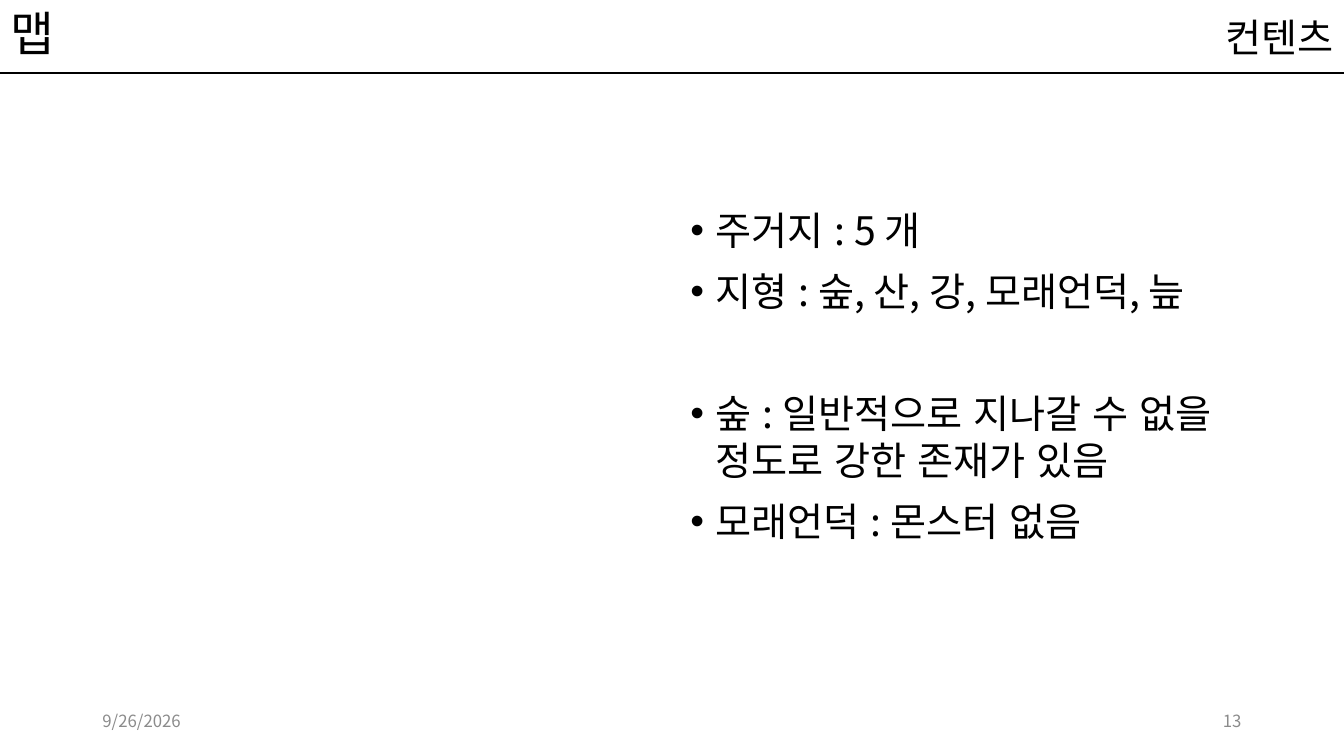
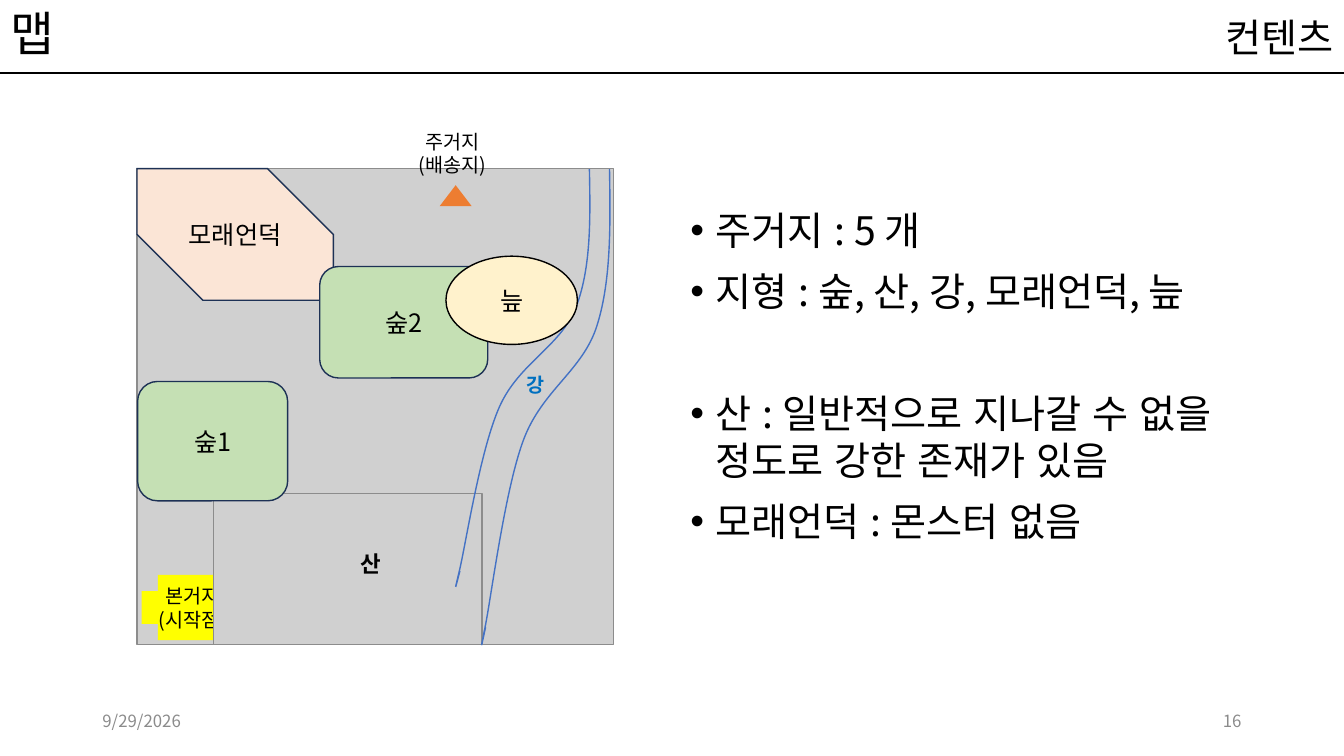
Before and after one commit to kwakyerin/2026_Graduation_Project, a slide deck: slide 16 of documents/HyunahKwon/design/designing/for_teammates/배트와 달트_기획서.pptx (slide 13 before the commit). Drawn at 1344x756 pixels with LibreOffice and Linux fonts; fonts in the diff are those of the drawing; grey boxes stand for pictures. Boxes give left, top, right and bottom in pixels: in the first picture for what was removed or moved away, otherwise in the second. Text is boxed around its words. In the diff, an @@ line names an element or a change of style, - is before the commit and + after.

```diff
--- a/documents/HyunahKwon/design/designing/for_teammates/배트와 달트_기획서.pptx
+++ b/documents/HyunahKwon/design/designing/for_teammates/배트와 달트_기획서.pptx
@@ text added at (x1=419, y1=132, x2=487, y2=176), 14 pt, text #000000 @@
+주거지
+(배송지)
@@ picture added at (x1=137, y1=168, x2=613, y2=644) @@
@@ snip diag rect added at (x1=137, y1=168, x2=334, y2=300), fill #FBE5D6, outline #1E3256 1 pt, 18 pt, text #000000 @@
+모래언덕
@@ freeform shape added at (x1=456, y1=169, x2=590, y2=588), outline #4472C4 1 pt @@
@@ freeform shape added at (x1=482, y1=169, x2=610, y2=645), outline #4472C4 1 pt @@
@@ triangle added at (x1=440, y1=186, x2=472, y2=207), fill #ED7D31 @@
@@ rounded rectangle added at (x1=320, y1=266, x2=488, y2=378), fill #C5E0B4, outline #1E3256 1 pt, 18 pt, text #000000 @@
+숲2
@@ ellipse added at (x1=446, y1=256, x2=577, y2=345), fill #FFF2CC, outline #000000 1 pt, 18 pt, text #000000 @@
+늪
@@ rounded rectangle added at (x1=138, y1=381, x2=288, y2=500), fill #C5E0B4, outline #1E3256 1 pt, 18 pt, text #000000 @@
+숲1
@@ text added at (x1=527, y1=375, x2=545, y2=394), 14 pt, text #0070C0, bold @@
+강
@@ text at (x1=716, y1=395, x2=1211, y2=478): text changed @@
-• 숲 : 일반적으로 지나갈 수 없을 정도로 강한 존재가 있음
+• 산 : 일반적으로 지나갈 수 없을 정도로 강한 존재가 있음
@@ picture added at (x1=214, y1=494, x2=482, y2=644) @@
@@ text added at (x1=360, y1=553, x2=381, y2=574), 16 pt, text #000000, bold @@
+산
@@ plus added at (x1=142, y1=575, x2=244, y2=640), fill #FFFF00, 14 pt, text #000000 @@
+본거지
+(시작점)
@@ text at (x1=102, y1=714, x2=180, y2=730): text changed @@
-9/26/2026
+9/29/2026
@@ page number at (x1=1223, y1=714, x2=1242, y2=727): text changed @@
-13
+16
```
Also in this commit, not shown: 21 other slides changed, 13 slides added, 1 slide removed, 3 other files.
